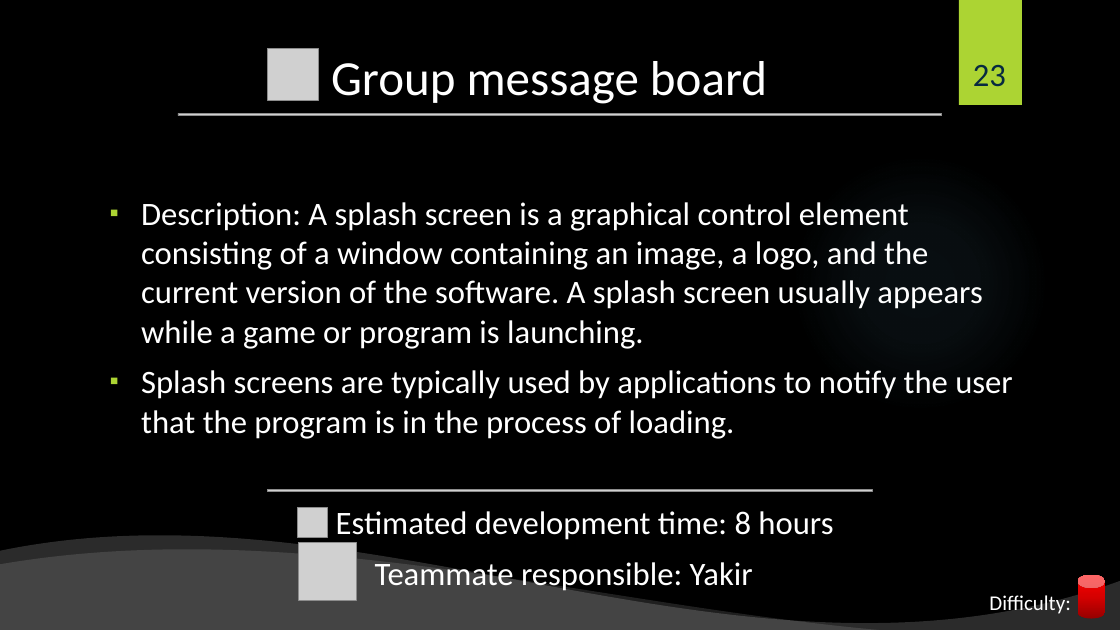
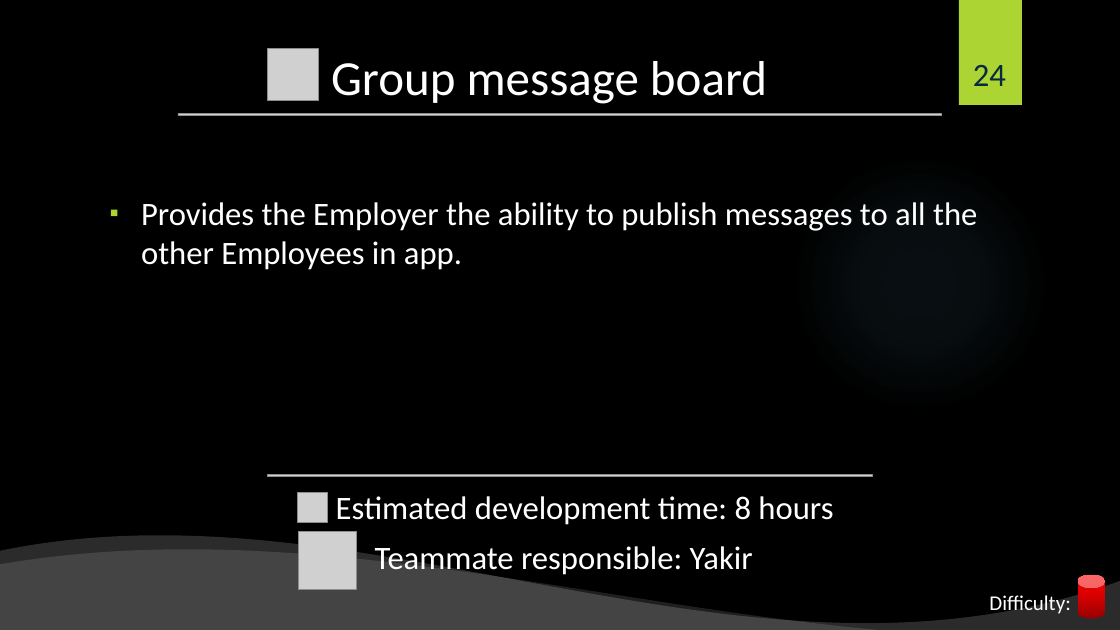
Before and after one commit to shiftlyapp/Shiftly, a slide deck: slide 24 of Backlog.pptx (slide 23 before the commit). Drawn at 1120x630 pixels with LibreOffice and Linux fonts; fonts in the diff are those of the drawing; grey boxes stand for pictures; background and template pictures are left out. Boxes give left, top, right and bottom in pixels: in the first picture for what was removed or moved away, otherwise in the second. Text is boxed around its words. In the diff, an @@ line names an element or a change of style, - is before the commit and + after.

```diff
--- a/Backlog.pptx
+++ b/Backlog.pptx
@@ page number at (x1=973, y1=65, x2=1006, y2=86): text changed @@
-23
+24
@@ text at (x1=141, y1=202, x2=977, y2=270): text changed @@
-▪ Description: A splash screen is a graphical control element consisting of a window containing an image, a logo, and the current version of the software. A splash screen usually appears while a game or program is launching.
-▪ Splash screens are typically used by applications to notify the user that the program is in the process of loading.
+▪ Provides the Employer the ability to publish messages to all the other Employees in app.
@@ picture moved from (x1=267, y1=490, x2=872, y2=492) to (x1=267, y1=475, x2=872, y2=476) @@
@@ picture moved from (x1=297, y1=507, x2=328, y2=538) to (x1=297, y1=492, x2=328, y2=523) @@
@@ picture moved from (x1=298, y1=543, x2=356, y2=601) to (x1=298, y1=531, x2=356, y2=589) @@
```
Also in this commit, not shown: 11 other slides changed, 1 slide added.
